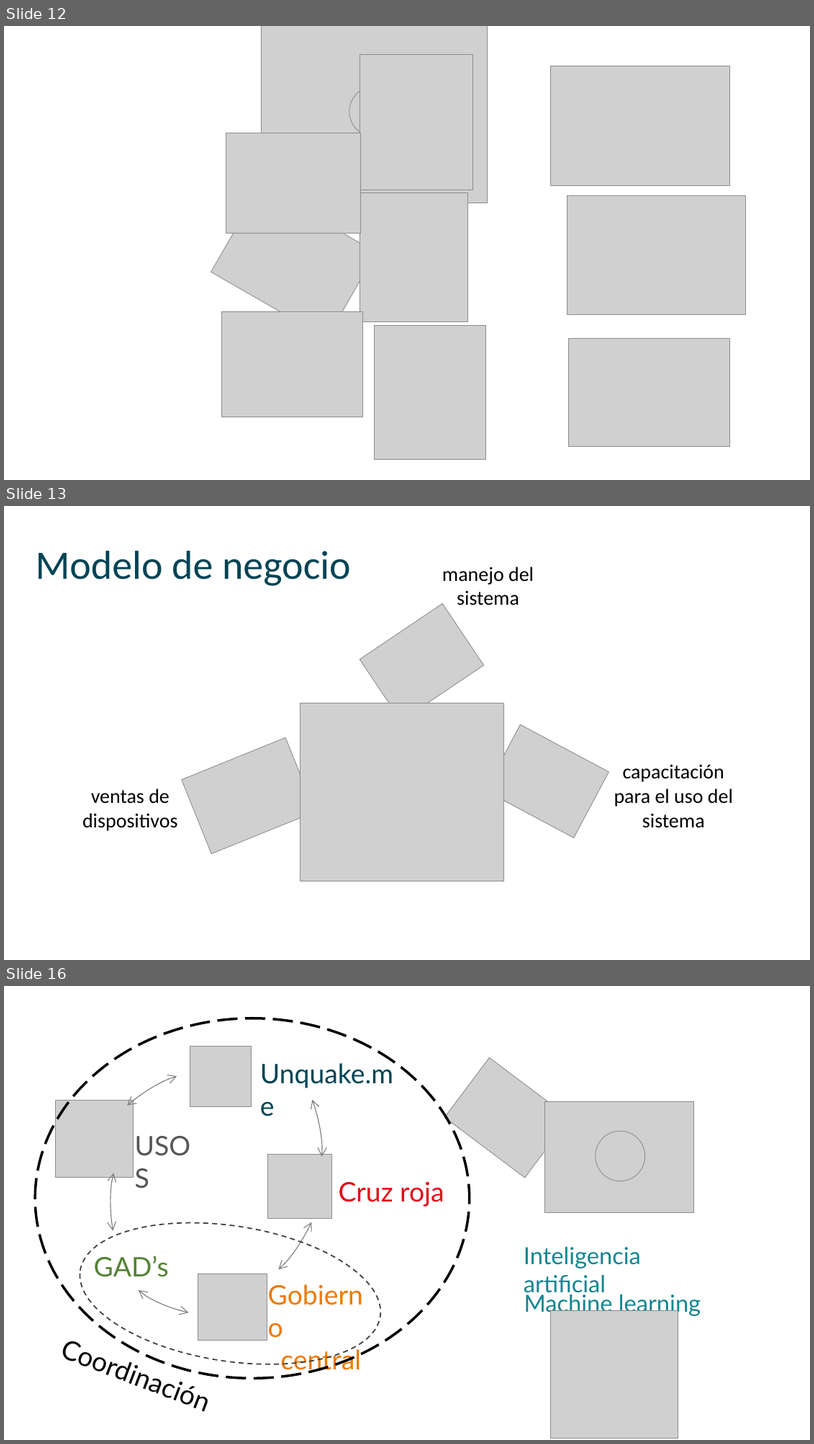
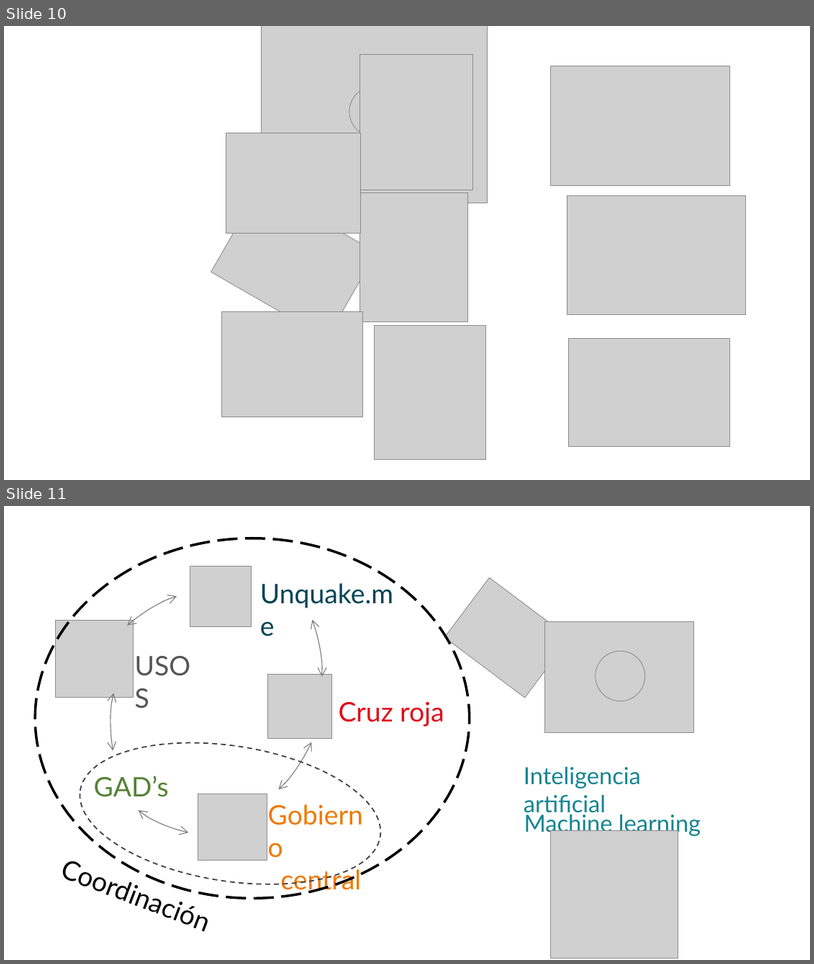
Before and after one commit to kidauio/uSOS, a slide deck: USOS.pptx. Shown one above the other, each under a label of ours: slides 12, 13 and 16 before the commit, slides 10 and 11 after it; the slides between them are not shown. The pictures are 814x1444 and 814x964 pixels, drawn with LibreOffice and Linux fonts; fonts in the diff are those of the drawing; grey boxes stand for pictures. Boxes give left, top, right and bottom in pixels: in the first picture for what was removed or moved away, otherwise in the second. Text is boxed around its words. In the diff, an @@ line names an element or a change of style, - is before the commit and + after.

```diff
--- a/USOS.pptx
+++ b/USOS.pptx
@@ slide 13 removed at <box>4,506,810,960</box>, background #FFFFFF @@
@@ text removed at <box>36,551,351,586</box> @@
-Modelo de negocio
@@ text removed at <box>442,566,534,605</box> @@
-manejo del sistema
@@ picture removed at <box>360,604,484,721</box> @@
@@ picture removed at <box>301,703,504,880</box> @@
@@ picture removed at <box>182,738,316,854</box> @@
@@ picture removed at <box>486,725,609,837</box> @@
@@ text removed at <box>615,764,733,828</box> @@
-capacitación para el uso del sistema
@@ text removed at <box>82,788,178,831</box> @@
-ventas de dispositivos
@@ what was slide 12 is now slide 10 @@
@@ what was slide 16 is now slide 11 @@
```
Also in this commit, not shown: 4 other slides removed.
